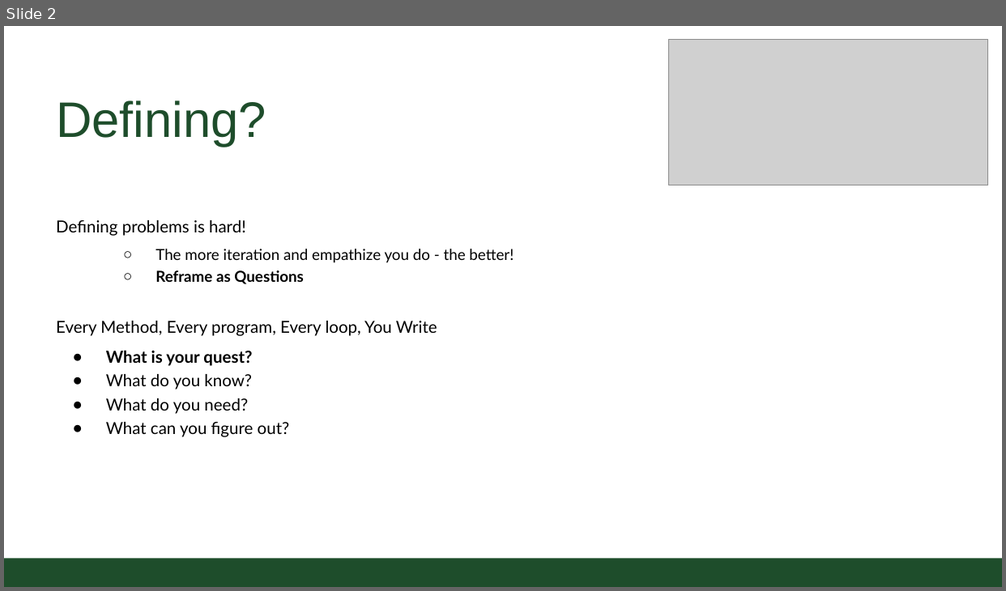
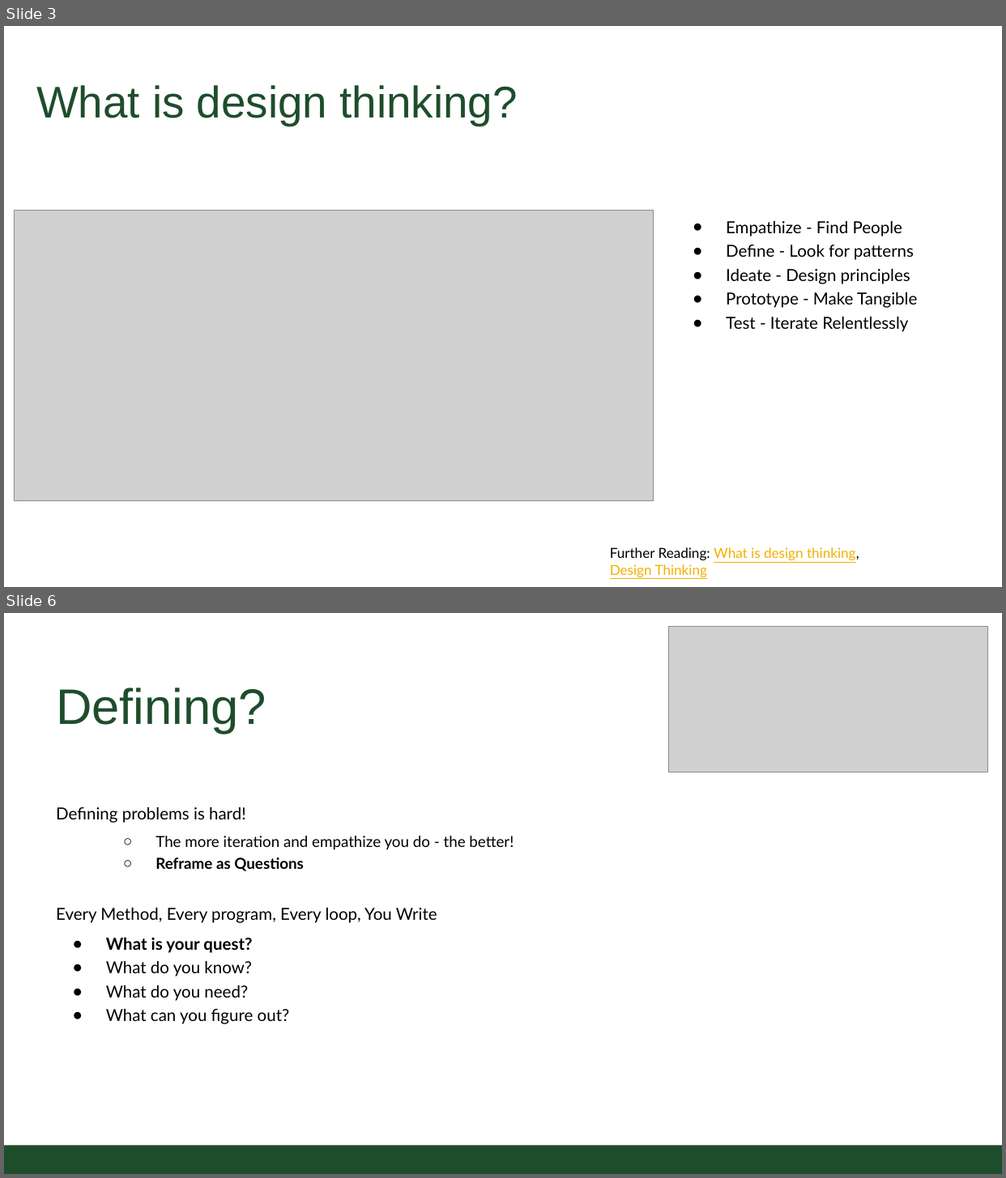
Before and after one commit to CSU-CS150B/handouts, a slide deck: Slides/On-Campus/07_01_DesignContinuedStringsLife.pptx. Shown one above the other, each under a label of ours: slide 2 before the commit, slides 3 and 6 after it; the slides between them are not shown. The pictures are 1006x591 and 1006x1178 pixels, drawn with LibreOffice and Linux fonts; fonts in the diff are those of the drawing; grey boxes stand for pictures; background and template pictures are left out. Boxes give left, top, right and bottom in pixels: in the first picture for what was removed or moved away, otherwise in the second. Text is boxed around its words. In the diff, an @@ line names an element or a change of style, - is before the commit and + after.

```diff
--- a/Slides/On-Campus/07_01_DesignContinuedStringsLife.pptx
+++ b/Slides/On-Campus/07_01_DesignContinuedStringsLife.pptx
@@ slide 3 added at (4,26,1002,587), background #FFFFFF @@
@@ title added at (36,85,517,126), 48.4 pt, text #1E4D2B @@
+What is design thinking?
@@ picture added at (14,210,653,501) @@
@@ text added at (726,221,917,332), 18.1 pt, text #000000 @@
+● Empathize - Find People
+● Define - Look for patterns
+● Ideate - Design principles
+● Prototype - Make Tangible
+● Test - Iterate Relentlessly
@@ text added at (610,548,859,578), 15.1 pt, text #F3B000, underline @@
+Further Reading: What is design thinking,
+Design Thinking
@@ what was slide 2 is now slide 6 @@
```
Also in this commit, not shown: 3 other slides added, 1 slide removed, 2 other files.
